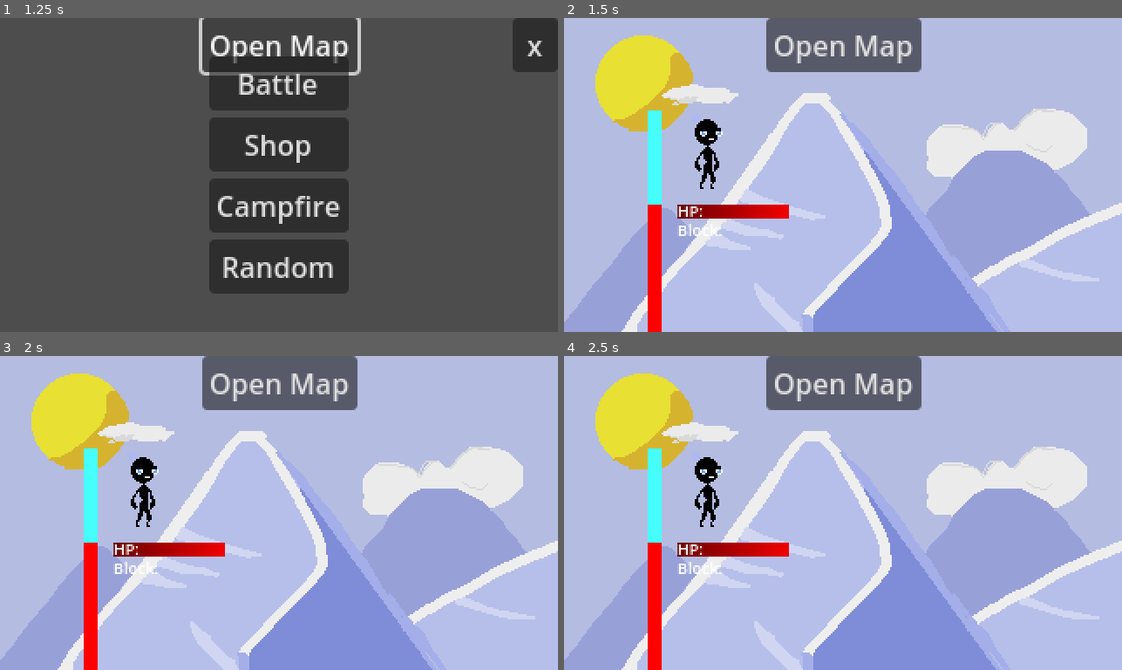
Above: before the commit, frames 1-4 (two rows, left to right).
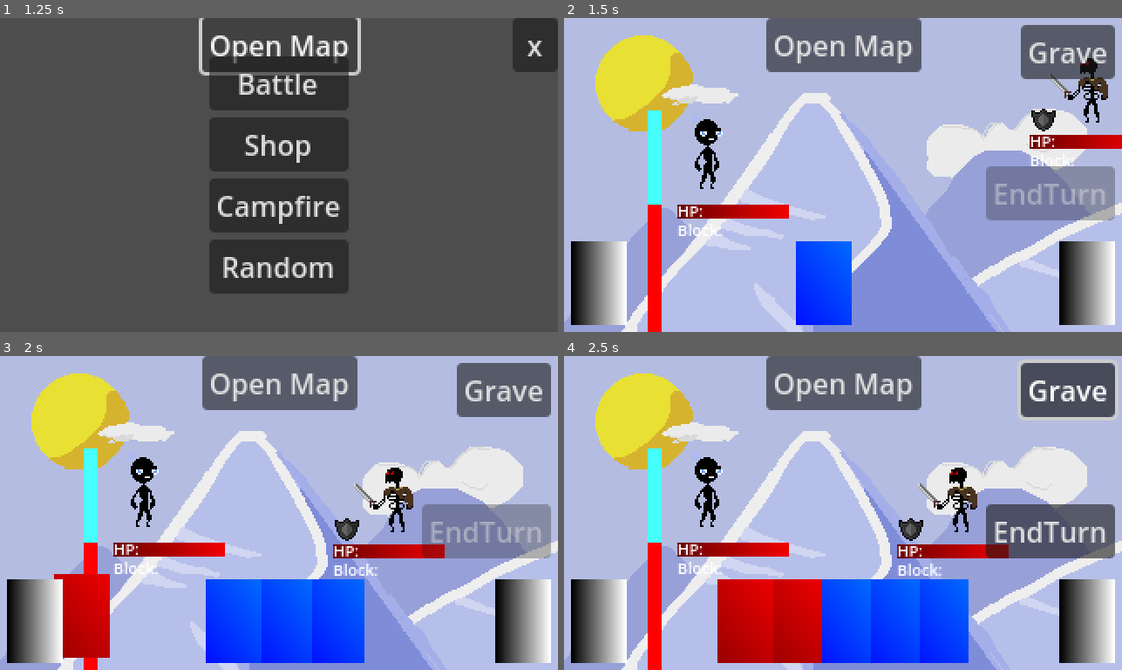
Above: after the commit, the same moments.

Repository: Morph1s/Psychopompos
Game: Godot game, scene res://scenes/main.tscn
Two runs of this game, one before a commit and one after it. Both use one fixed random seed, a clock stepped at 60 frames per second and the inputs below.
Inputs (mouse positions are in pixels of both pictures, inside the frame that each line leads up to):
- Up to frame 1 (1.25 s): click "Open Map" at 0.5 s
- Up to frame 2 (1.5 s): click "Battle" at 1.25 s
- Up to frame 3 (2 s): no input
- Up to frame 4 (2.5 s): click (1066, 390) at 2 s, where only the run after the commit has a clickable "Grave"

Frame 1 is identical in both runs. In frame 2, 16% of the frame differs, in the area x 1-100%, y 2-98%; in frame 3, 24%; in frame 4, 26%, in the area x 1-99%, y 2-98%.
Error before the commit: Parse Error: Could not parse global class "CardHandler" from "res://scripts/battle/card_handler.gd". (res://scripts/battle/battle.gd:4)

Commit message:
refactor: Implemented requested changes and corrected typos

Diff:
--- a/scripts/battle/card_handler.gd
+++ b/scripts/battle/card_handler.gd
@@ -15,7 +15,7 @@
 const DISCARD_PILE_COORDS: Vector2 = Vector2(360.0, 148.0)
 
 ## for the highligting and select process
-var highlited_card: Card
+var highlighted_card: Card
 var second_card: Card
 var selected_card: Card
 
@@ -68,7 +68,7 @@
 	# connect mouse-signal
 	new_card.mouse_entered_card.connect(_on_mouse_entered_card)
 	new_card.mouse_exited_card.connect(_on_mouse_exited_card)
-  new_card.set_modifier_handler()
+	new_card.set_modifier_handler()
 	# dynamicly moves card to apropiate position
 	hand.push_front(new_card)
 	_update_hand_positions()
@@ -125,14 +125,14 @@
 ## handels state after mouseinput
 func _input(event: InputEvent) -> void:
 	# set card as an selected card
-	if  event.is_action_released("left_click") && highlited_card:
+	if  event.is_action_released("left_click") && highlighted_card:
 		if selected_card:
 			selected_card.highlight(Card.HighlightMode.NONE)
-		highlited_card.highlight(Card.HighlightMode.SELECTED)
-		selected_card = highlited_card
+		highlighted_card.highlight(Card.HighlightMode.SELECTED)
+		selected_card = highlighted_card
 	# realeses selected card
 	if event.is_action_released("right_click") and selected_card:
-		if selected_card == highlited_card:
+		if selected_card == highlighted_card:
 			selected_card.highlight(Card.HighlightMode.HOVERED)
 			selected_card = null
 		else:
@@ -140,25 +140,25 @@
 			selected_card = null
 ## handels state after mouse enters card
 func _on_mouse_entered_card(card):
-	if highlited_card == null :
+	if highlighted_card == null :
 		if card!=selected_card:
 			card.highlight(Card.HighlightMode.HOVERED)
-		highlited_card = card
+		highlighted_card = card
 	elif selected_card != card:
 		second_card = card
 ## handels state after mouse exits card
 func _on_mouse_exited_card(card):
-	if (card == highlited_card):
+	if (card == highlighted_card):
 		if card != selected_card:
 			card.highlight(Card.HighlightMode.NONE)
-		highlited_card = null
+		highlighted_card = null
 
 	if (card == second_card):
 		second_card = null
 
 	if ((second_card != null) && (card != second_card)):
 		second_card.highlight(Card.HighlightMode.HOVERED)
-		highlited_card = second_card
+		highlighted_card = second_card
 		second_card = null
 #endregion
 
